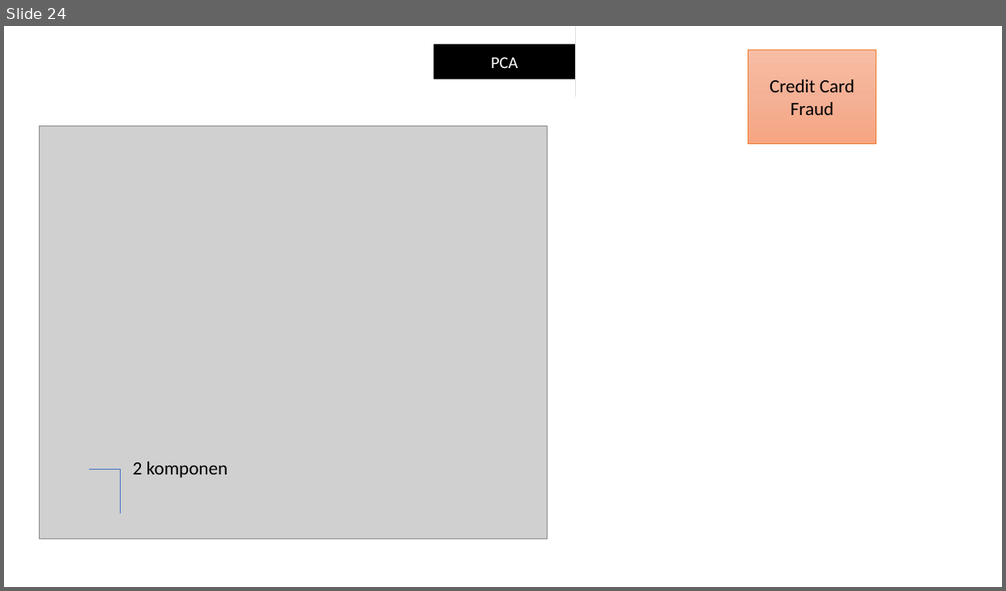
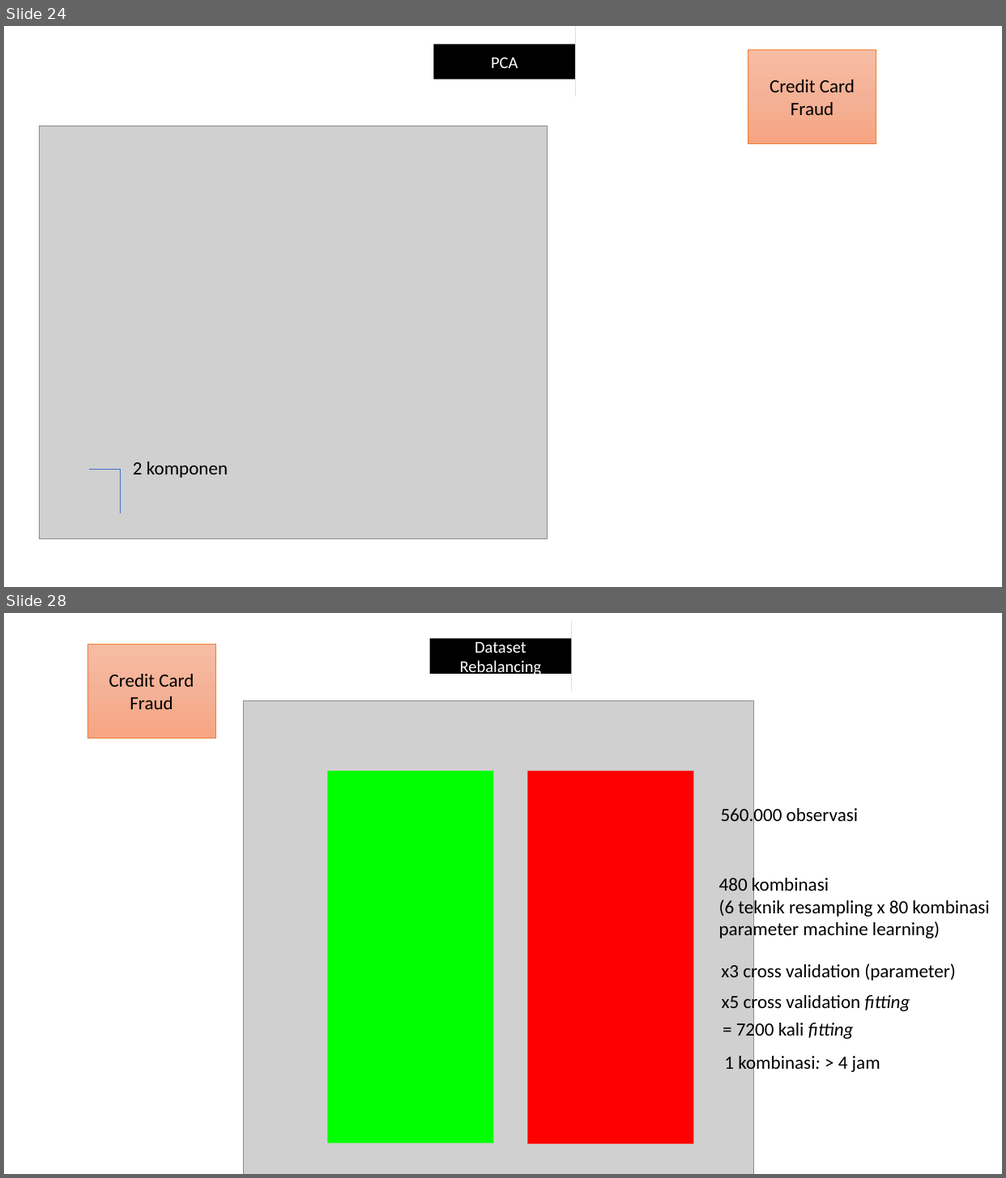
Before and after one commit to zkgz/skripsi, a slide deck: skripsi/Skripsi Pro/Presentation1.pptx. Shown one above the other, each under a label of ours: slide 24 before the commit, slides 24 and 28 after it; the slides between them are not shown. The pictures are 1006x591 and 1006x1178 pixels, drawn with LibreOffice and Linux fonts; fonts in the diff are those of the drawing; grey boxes stand for pictures. Boxes give left, top, right and bottom in pixels: in the first picture for what was removed or moved away, otherwise in the second. Text is boxed around its words. In the diff, an @@ line names an element or a change of style, - is before the commit and + after.

```diff
--- a/skripsi/Skripsi Pro/Presentation1.pptx
+++ b/skripsi/Skripsi Pro/Presentation1.pptx
@@ slide 28 added at (4, 613, 1002, 1174), background #FFFFFF @@
@@ right arrow added at (430, 621, 572, 692), fill #000000, 16 pt, text #FFFFFF @@
+Dataset Rebalancing
@@ rectangle added at (88, 645, 216, 738), fill gradient #F7BDA5 to #F5B196 to #F8A582, outline #ED7D31 0.5 pt, 18 pt, text #000000 @@
+Credit Card Fraud
@@ picture added at (244, 701, 754, 1174) @@
@@ rectangle added at (327, 771, 493, 1144), fill #00FF00 @@
@@ rectangle added at (528, 771, 694, 1144), fill #FF0000 @@
@@ text added at (721, 805, 858, 826), 18 pt, text #000000 @@
+560.000 observasi
@@ text added at (719, 875, 989, 941), 18 pt, text #000000 @@
+480 kombinasi
+(6 teknik resampling x 80 kombinasi parameter machine learning)
@@ text added at (721, 962, 956, 983), 18 pt, text #000000 @@
+x3 cross validation (parameter)
@@ text added at (722, 993, 910, 1014), 18 pt, text #000000 @@
+x5 cross validation fitting
@@ text added at (736, 1020, 854, 1041), 18 pt, text #000000 @@
+= 7200 kali fitting
@@ text added at (724, 1053, 880, 1074), 18 pt, text #000000 @@
+1 kombinasi: > 4 jam
```
Also in this commit, not shown: 1 slide changed, 10 other slides added.
